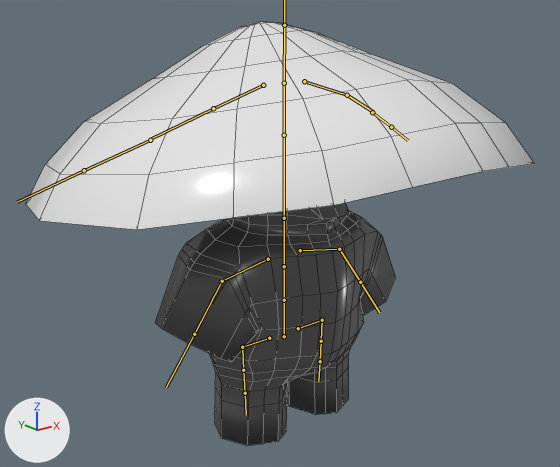
What one commit did to the FBX model Assets/Models/Donko/DonkoAnimd.fbx.
Rendered twice from a 50 mm lens placed at (-5.7, -7.05, 5.27), pointed at (0.02, 0.1, 2.41). The lights are fixed; the arrows at lower left show +X, +Y and +Z. Both versions are drawn at frame 1 of the action 'Armature.000|Jump'; the numbers are the values there. The bones that bend it are drawn over the model as lines. Mesh edges are drawn as thin lines.

The first picture shows 'Mushroom 2.001'.
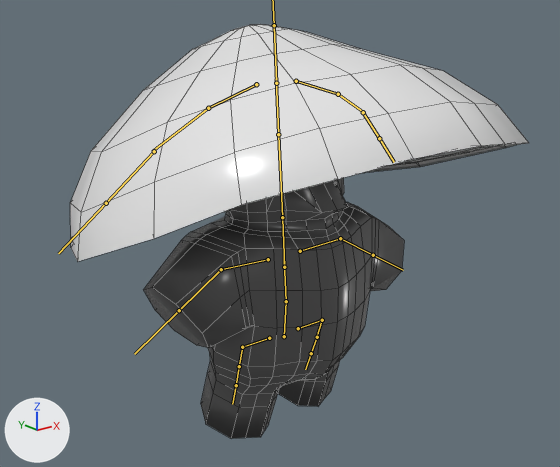
Pixel boxes [x1, y1, x2, y2] of what changed, in the pictures (560 x 467 px):
'Mushroom 2.001', posed (10% narrower): before [26, 21, 535, 446]; after [70, 24, 528, 438]
bone 'SpineBase', root to tip: before (284, 336) to (284, 300); after (284, 336) to (286, 301)
bone 'SpineMid', root to tip: before (284, 300) to (284, 259); after (286, 301) to (284, 260)
bone 'SpineHead', root to tip: before (284, 218) to (284, 135); after (282, 217) to (278, 134)
bone 'CapEdge_L', root to tip: before (372, 112) to (391, 127); after (363, 112) to (379, 138)
bone 'CapMid_R', root to tip: before (213, 108) to (149, 139); after (208, 108) to (152, 151)
bone 'CapEdge_R', root to tip: before (150, 140) to (84, 170); after (154, 151) to (106, 203)
bone 'Shoulder_L', root to tip: before (300, 250) to (339, 249); after (300, 251) to (340, 238)
bone 'Arm_L', root to tip: before (339, 249) to (360, 282); after (340, 238) to (373, 255)
bone 'Shoulder_R', root to tip: before (268, 259) to (222, 281); after (268, 259) to (221, 269)
bone 'Arm_R', root to tip: before (222, 281) to (194, 334); after (221, 269) to (179, 310)
bone 'LegUpper_L', root to tip: before (322, 320) to (321, 341); after (322, 320) to (316, 337)
bone 'LegUpper_R', root to tip: before (242, 347) to (243, 370); after (242, 347) to (239, 366)

The edits, one by one:
Bone 'SpineBase' (bone_spinebase) turns from (0, 0, 0) to (0, 0, 5) degrees about its own x, y and z.
Bone 'SpineMid' (bone_spinemid) turns from (0, 0, 0) to (0, 0, -9) degrees about its own x, y and z.
Bone 'SpineHead' (bone_spinehead) turns from (0, -2, 0) to (0, 0, 0) degrees about its own x, y and z.
Bone 'CapEdge_L' (bone_capedge_l) turns from (0, 0, 0) to (-11, -1, -1) degrees about its own x, y and z.
Bone 'CapMid_R' (bone_capmid_r) turns from (0, 0, 0) to (-10, 0, 0) degrees about its own x, y and z.
Bone 'CapEdge_R' (bone_capedge_r) turns from (0, 0, 0) to (-11, -1, -1) degrees about its own x, y and z.
Bone 'Shoulder_L' (bone_shoulder_l) turns from (0, 0, -10) to (0, 0, 2) degrees about its own x, y and z.
Bone 'Arm_L' (bone_arm_l) turns from (0, 0, -25) to (0, 0, -13) degrees about its own x, y and z.
Bone 'Shoulder_R' (bone_shoulder_r) turns from (0, 0, 10) to (0, 0, -2) degrees about its own x, y and z.
Bone 'Arm_R' (bone_arm_r) turns from (0, 0, 25) to (0, 0, 13) degrees about its own x, y and z.
Bone 'LegUpper_L' (bone_legupper_l) turns from (0, 0, 3) to (0, 0, 21) degrees about its own x, y and z.
Bone 'LegUpper_R' (bone_legupper_r) turns from (0, 0, -3) to (0, 0, 15) degrees about its own x, y and z.
